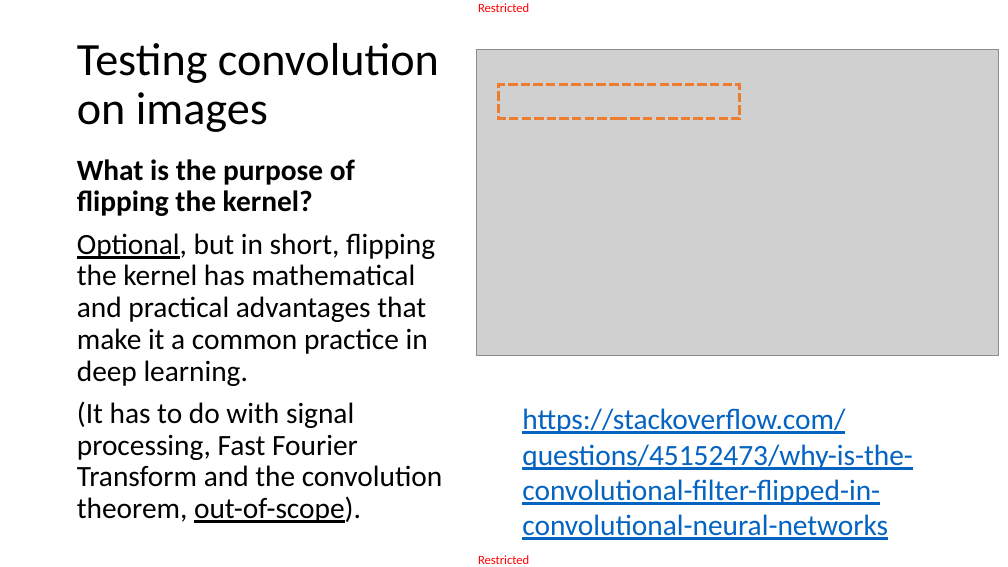
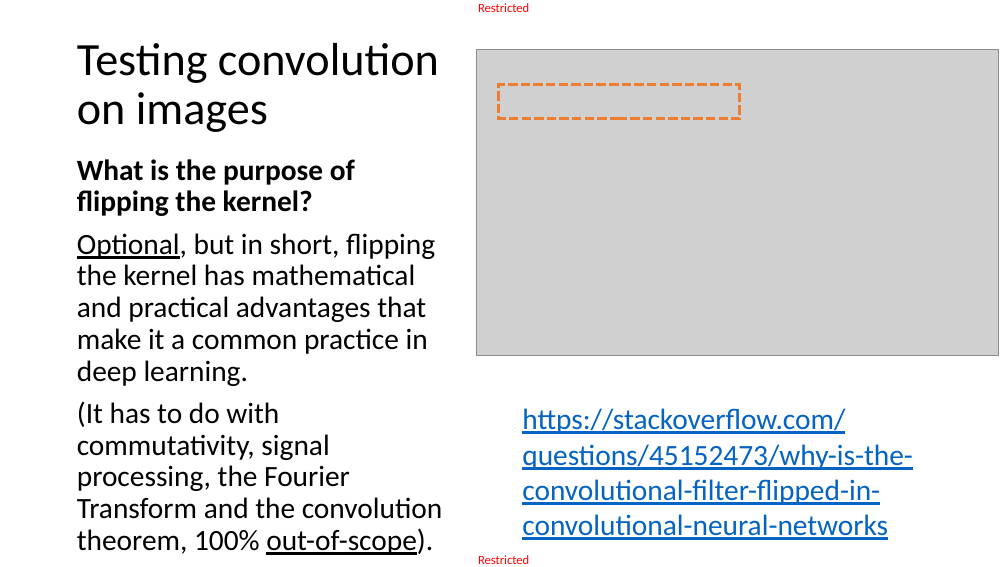
Before and after one commit to matthieudemari/SUTD_DL_50_039, a slide deck: slide 31 of W4/1. W4S1 final/W4S1.pptx. Drawn at 1008x567 pixels with LibreOffice and Linux fonts; fonts in the diff are those of the drawing; grey boxes stand for pictures. Boxes give left, top, right and bottom in pixels: in the first picture for what was removed or moved away, otherwise in the second. Text is boxed around its words. In the diff, an @@ line names an element or a change of style, - is before the commit and + after.

```diff
--- a/W4/1. W4S1 final/W4S1.pptx
+++ b/W4/1. W4S1 final/W4S1.pptx
@@ text at [77, 401, 442, 555]: text changed @@
-(It has to do with signal processing, Fast Fourier Transform and the convolution theorem, out-of-scope).
+(It has to do with commutativity, signal processing, the Fourier Transform and the convolution theorem, 100% out-of-scope).
```
Also in this commit, not shown: 1 other slide changed, 8 other files.
